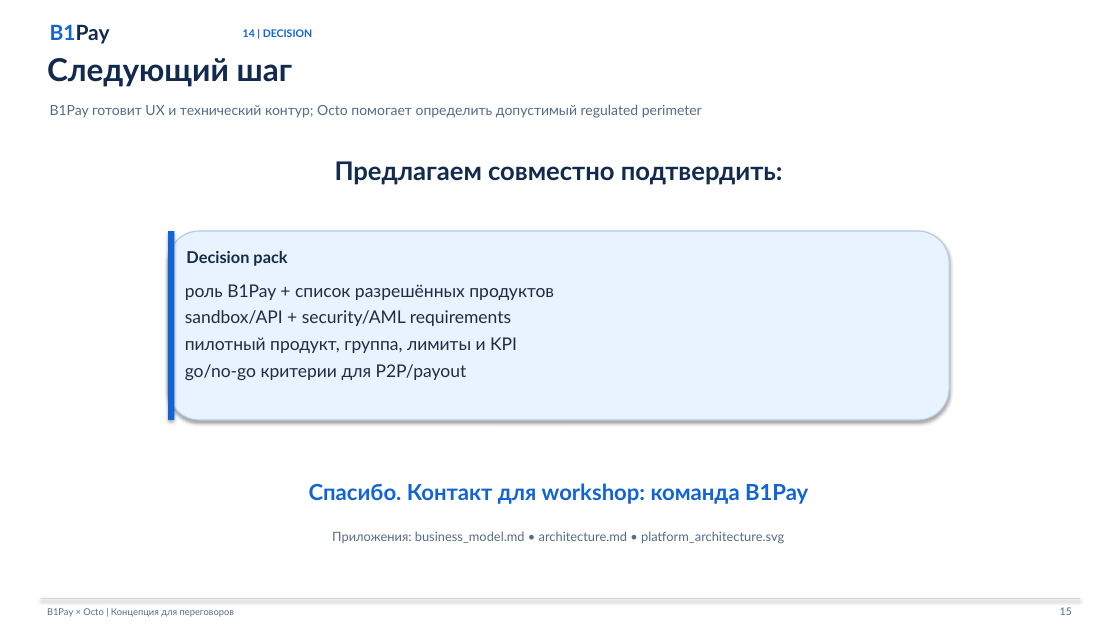
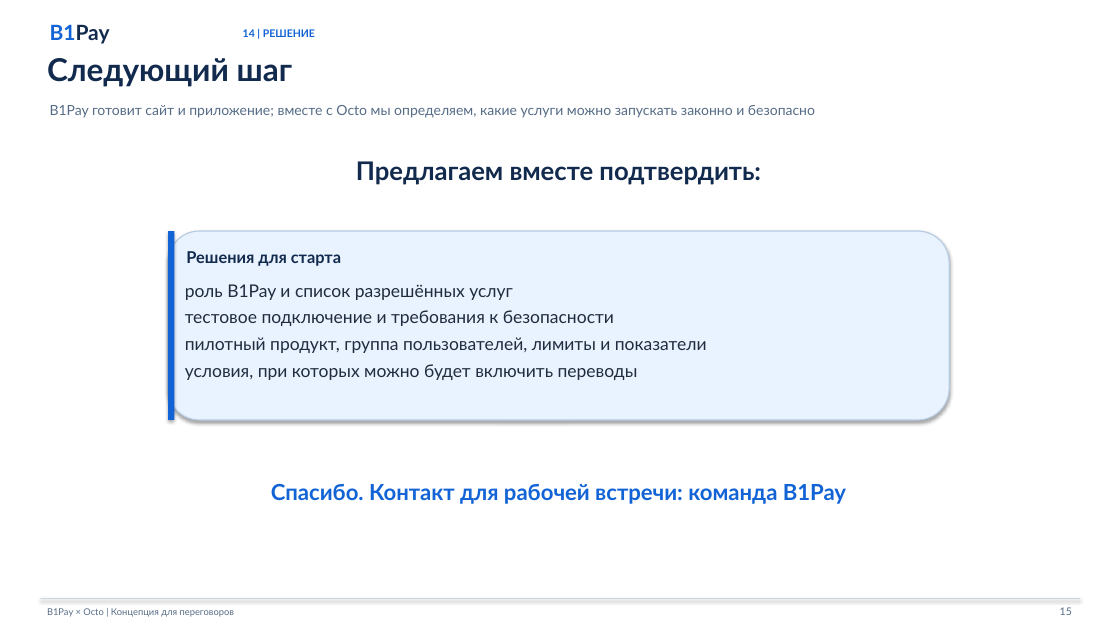
Before and after one commit to alexmorrowind/alexmorrowind.github.io, a slide deck: slide 15 of deliverables/octo-business/output/B1Pay_Octo_Partner_Proposal.pptx. Drawn at 1120x630 pixels with LibreOffice and Linux fonts; fonts in the diff are those of the drawing. Boxes give left, top, right and bottom in pixels: in the first picture for what was removed or moved away, otherwise in the second. Text is boxed around its words. In the diff, an @@ line names an element or a change of style, - is before the commit and + after.

Commit message:
Simplify Octo partner materials

```diff
--- a/deliverables/octo-business/output/B1Pay_Octo_Partner_Proposal.pptx
+++ b/deliverables/octo-business/output/B1Pay_Octo_Partner_Proposal.pptx
@@ text at bbox=[243, 29, 315, 37]: text changed @@
-14 | DECISION
+14 | РЕШЕНИЕ
@@ text at bbox=[50, 105, 815, 118]: text changed @@
-B1Pay готовит UX и технический контур; Octo помогает определить допустимый regulated perimeter
+B1Pay готовит сайт и приложение; вместе с Octo мы определяем, какие услуги можно запускать законно и безопасно
@@ text at bbox=[356, 161, 761, 185]: text changed @@
-Предлагаем совместно подтвердить:
+Предлагаем вместе подтвердить:
@@ text at bbox=[186, 251, 341, 266]: text changed @@
-Decision pack
+Решения для старта
@@ text at bbox=[185, 284, 707, 380]: text changed @@
-роль B1Pay + список разрешённых продуктов
-sandbox/API + security/AML requirements
-пилотный продукт, группа, лимиты и KPI
-go/no-go критерии для P2P/payout
+роль B1Pay и список разрешённых услуг
+тестовое подключение и требования к безопасности
+пилотный продукт, группа пользователей, лимиты и показатели
+условия, при которых можно будет включить переводы
@@ text at bbox=[271, 484, 846, 504]: text changed @@
-Спасибо. Контакт для workshop: команда B1Pay
+Спасибо. Контакт для рабочей встречи: команда B1Pay
@@ text removed at bbox=[332, 531, 784, 544] @@
-Приложения: business_model.md • architecture.md • platform_architecture.svg
```
Also in this commit, not shown: 1 other slide changed, 3 other files.
